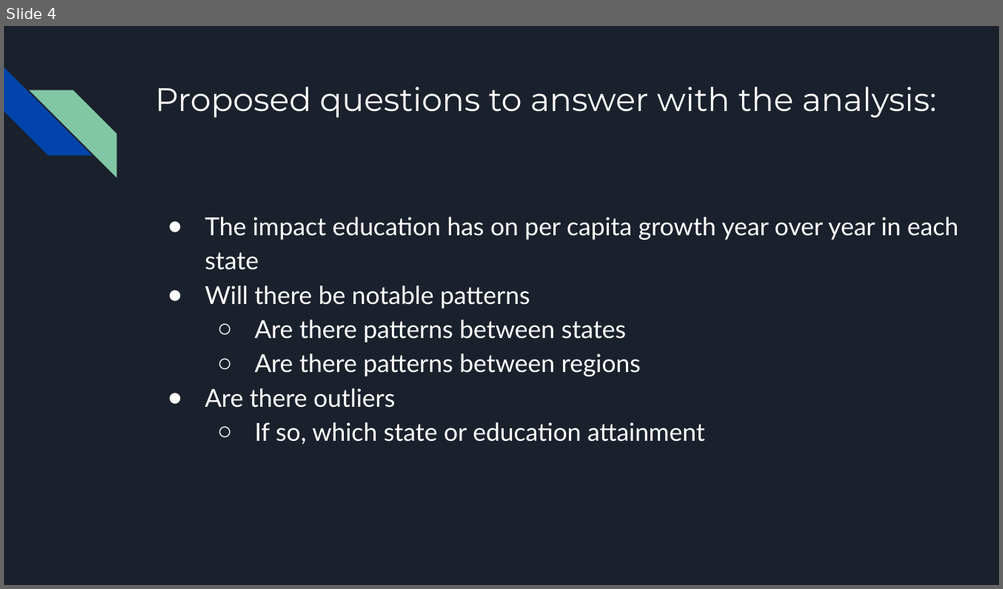
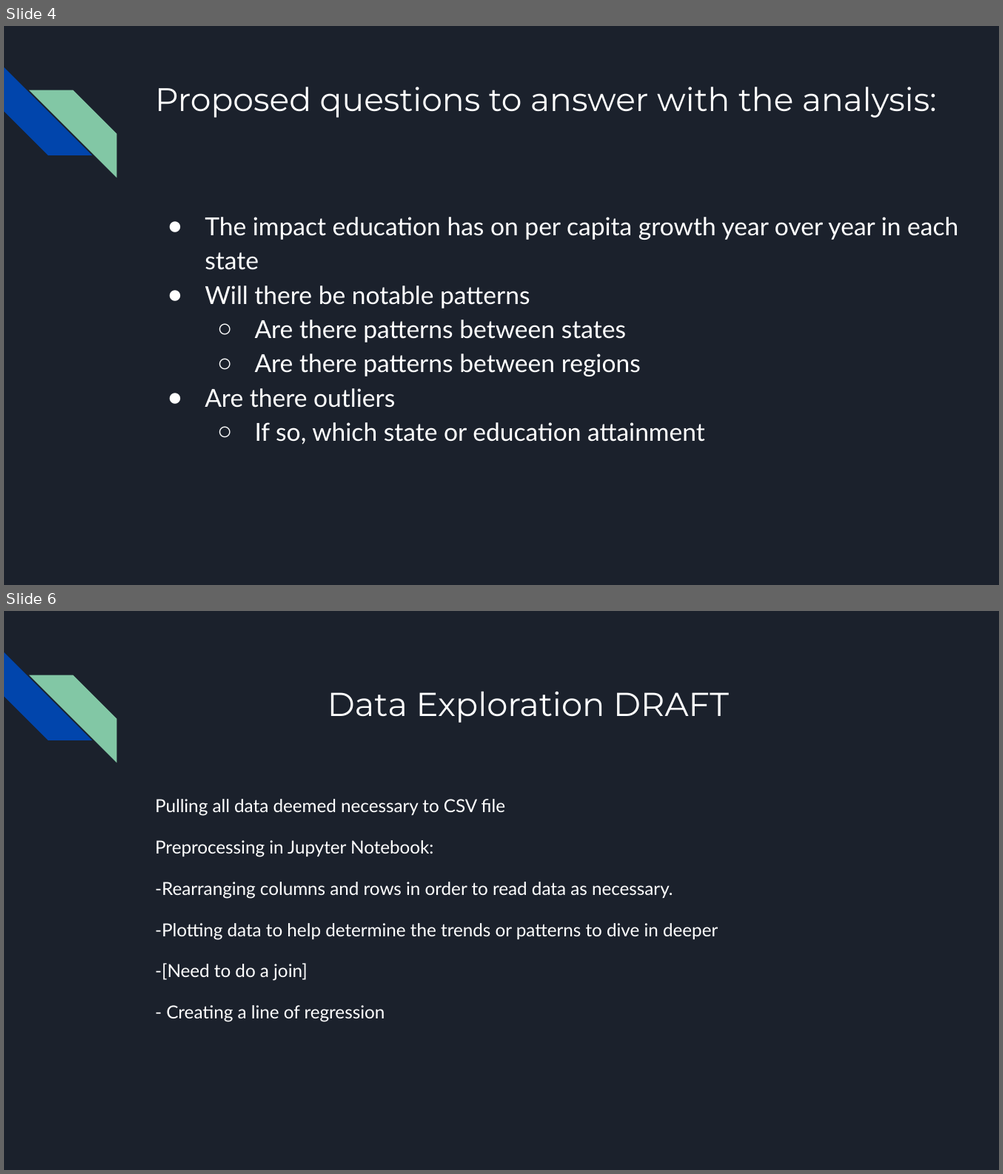
Before and after one commit to VickyCarlson/PCI_Growth, a slide deck: Effect of Educational Attainment on per Capita Growth by State.pptx. Shown one above the other, each under a label of ours: slide 4 before the commit, slides 4 and 6 after it; the slides between them are not shown. The pictures are 1003x589 and 1003x1174 pixels, drawn with LibreOffice and Linux fonts; fonts in the diff are those of the drawing. Boxes give left, top, right and bottom in pixels: in the first picture for what was removed or moved away, otherwise in the second. Text is boxed around its words. In the diff, an @@ line names an element or a change of style, - is before the commit and + after.

```diff
--- a/Effect of Educational Attainment on per Capita Growth by State.pptx
+++ b/Effect of Educational Attainment on per Capita Growth by State.pptx
@@ slide 6 added at box(4, 611, 999, 1170), background #1B212C; not listed: 2 template elements that a slide beside it also shows @@
@@ title added at box(327, 691, 728, 723), 24 pt, text #FFFFFF @@
+Data Exploration DRAFT
@@ text added at box(155, 799, 717, 1022), 13 pt, text #FFFFFF @@
+Pulling all data deemed necessary to CSV file
+Preprocessing in Jupyter Notebook:
+-Rearranging columns and rows in order to read data as necessary.
+-Plotting data to help determine the trends or patterns to dive in deeper
+-[Need to do a join]
+- Creating a line of regression
```
Also in this commit, not shown: 2 slides changed, 1 other slide added, 1 slide removed.
